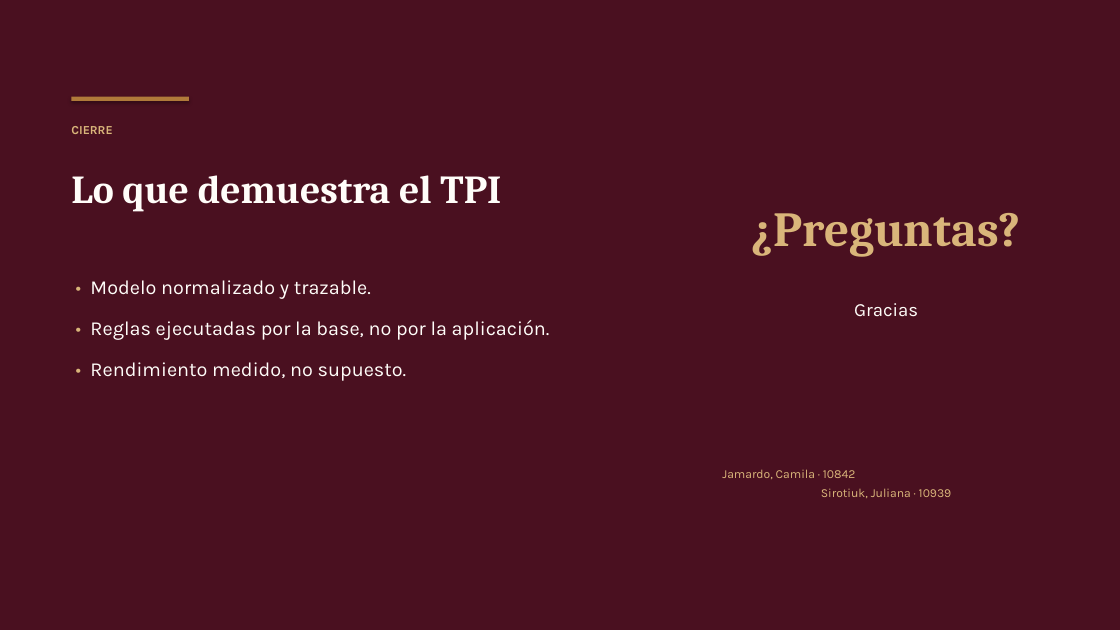
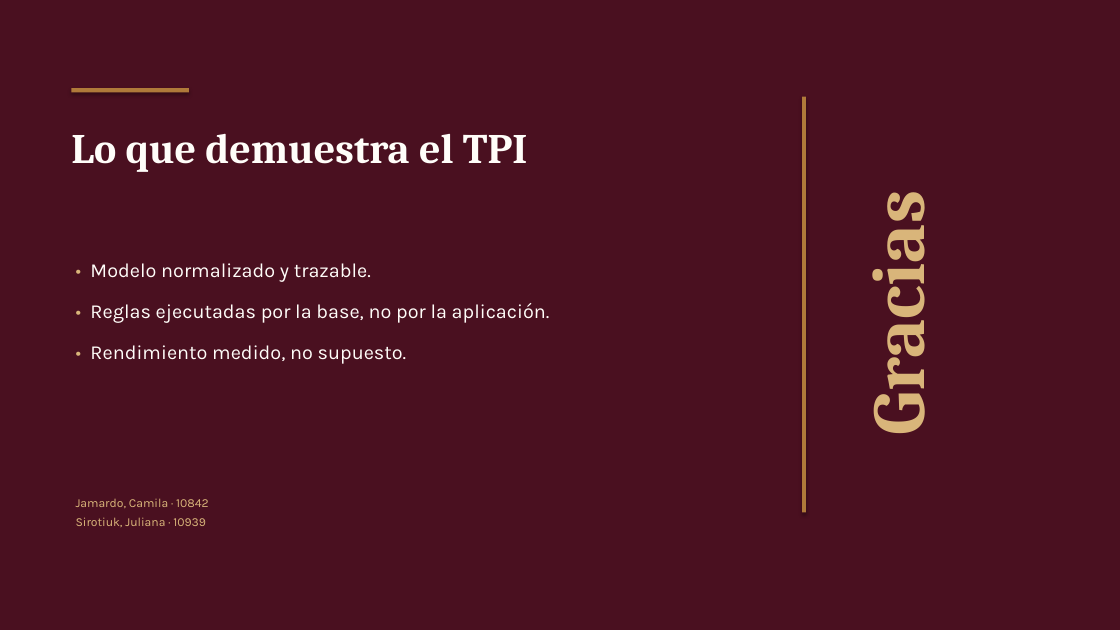
Before and after one commit to camjamardo-create/gestion-bodegas-del-atuel, a slide deck: slide 13 of docs/presentacion/Bodegas_del_Atuel_Etapa9.pptx. Drawn at 1120x630 pixels with LibreOffice and Linux fonts; fonts in the diff are those of the drawing. Boxes give left, top, right and bottom in pixels: in the first picture for what was removed or moved away, otherwise in the second. Text is boxed around its words. In the diff, an @@ line names an element or a change of style, - is before the commit and + after.

Commit message:
docs(presentacion): ajusta portada y cierre

```diff
--- a/docs/presentacion/Bodegas_del_Atuel_Etapa9.pptx
+++ b/docs/presentacion/Bodegas_del_Atuel_Etapa9.pptx
@@ rectangle: place and size @@
-rectangle at <box>71,97,189,101</box>
+rectangle at <box>71,88,189,92</box>
@@ rectangle added at <box>802,97,806,513</box>, fill #B07A3A @@
@@ text "Lo que demuestra el TPI": place and size @@
-text "Lo que demuestra el TPI" at <box>71,175,501,212</box>
+text "Lo que demuestra el TPI" at <box>71,134,528,172</box>
@@ text "Lo que demuestra el TPI" at <box>71,134,528,172</box>: size 34 to 36 pt @@
@@ text removed at <box>71,126,112,134</box> @@
-CIERRE
@@ text "Gracias": place and size @@
-text "Gracias" at <box>854,303,918,317</box>
+text "Gracias" at <box>846,215,943,427</box>
@@ text "Gracias" at <box>846,215,943,427</box>: size 16 to 64 pt, font Karla to Cambria, text colour #FFFDF9 to #D9B57A, bold on; vertical alignment top to middle; rotation 0 to 270 degrees @@
@@ text removed at <box>751,213,1021,257</box> @@
-¿Preguntas?
@@ text "• Modelo normalizado y trazable.": place and size @@
-text "• Modelo normalizado y trazable." at <box>90,280,550,381</box>
+text "• Modelo normalizado y trazable." at <box>90,263,550,364</box>
@@ text "Jamardo, Camila · 10842 Sirotiuk, ...": place and size @@
-text "Jamardo, Camila · 10842 Sirotiuk, ..." at <box>722,469,952,498</box>
+text "Jamardo, Camila · 10842 Sirotiuk, ..." at <box>76,498,209,527</box>
@@ text "Jamardo, Camila · 10842 Sirotiuk, ..." at <box>76,498,209,527</box>: alignment centre to left @@
```
Also in this commit, not shown: 12 other slides changed, 3 other files.
